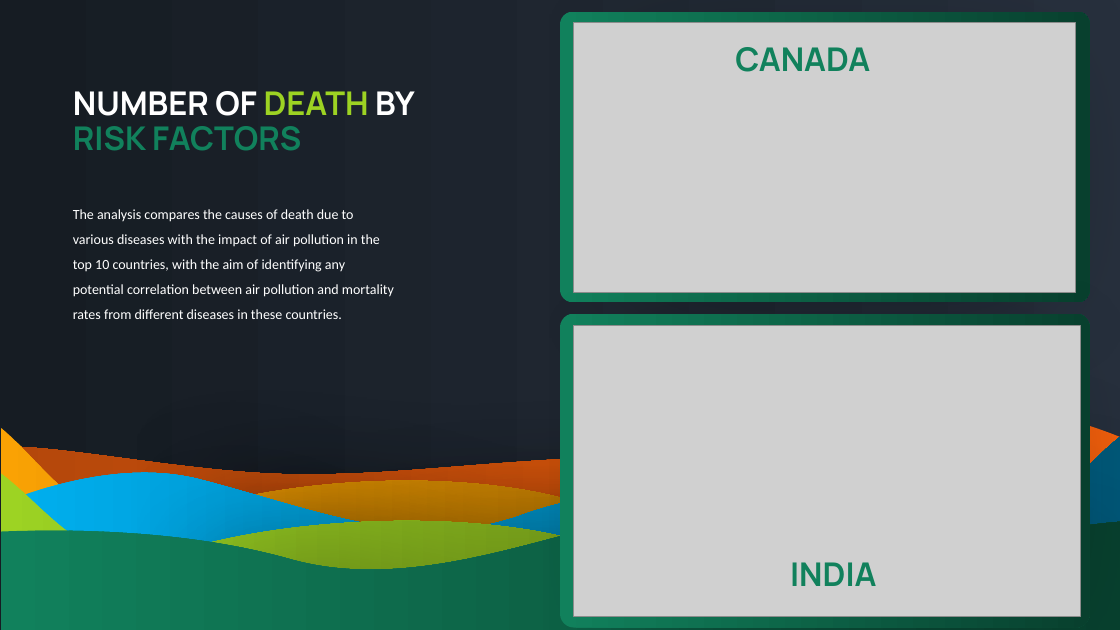
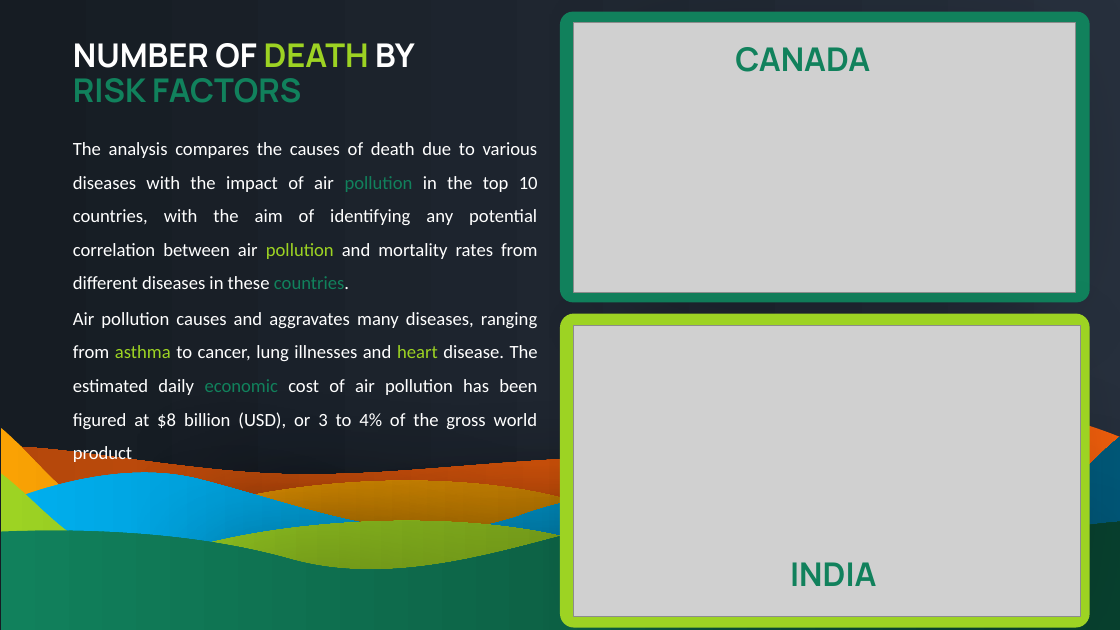
Before and after one commit to sameenshahzad/Project-3_Group-13, a slide deck: slide 11 of Slides & Analysis/Air Pollution.pptx. Drawn at 1120x630 pixels with LibreOffice and Linux fonts; fonts in the diff are those of the drawing; grey boxes stand for pictures. Boxes give left, top, right and bottom in pixels: in the first picture for what was removed or moved away, otherwise in the second. Text is boxed around its words. In the diff, an @@ line names an element or a change of style, - is before the commit and + after.

```diff
--- a/Slides & Analysis/Air Pollution.pptx
+++ b/Slides & Analysis/Air Pollution.pptx
@@ rounded rectangle at <box>560,12,1091,302</box>: fill gradient #11815C to #08402E to #11815C @@
@@ text "NUMBER OF DEATH BY RISK ...": place and size @@
-text "NUMBER OF DEATH BY RISK ..." at <box>73,91,415,151</box>
+text "NUMBER OF DEATH BY RISK ..." at <box>73,43,415,103</box>
@@ text "The analysis compares the causes ...": place and size @@
-text "The analysis compares the causes ..." at <box>73,209,394,319</box>
+text "The analysis compares the causes ..." at <box>73,142,538,462</box>
@@ text at <box>73,142,538,289</box>: size 12 to 16 pt in "The analysis compares the causes of death ..."; text colour #FFFFFF to #11815C in "pollution countries."; text colour #FFFFFF to #9DD323 in "pollution"; alignment left to justified @@
@@ text at <box>73,312,538,462</box>: paragraph added @@
+Air pollution causes and aggravates many diseases, ranging from asthma to cancer, lung illnesses and heart disease. The estimated daily economic cost of air pollution has been figured at $8 billion (USD), or 3 to 4% of the gross world product
@@ rounded rectangle at <box>560,313,1091,628</box>: fill gradient #11815C to #08402E to #9DD323 @@
@@ text removed at <box>902,600,1035,616</box> @@
-www.companyname.com
```
Also in this commit, not shown: 11 other slides changed.
